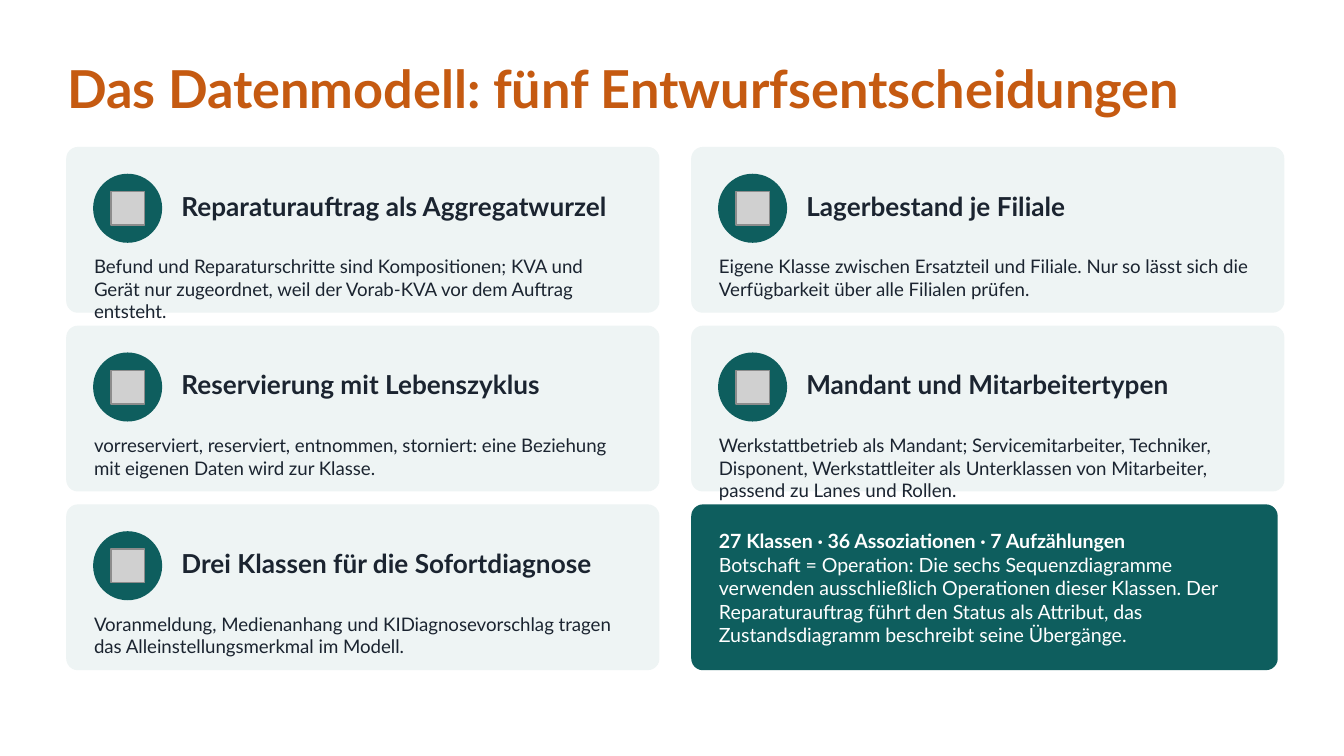
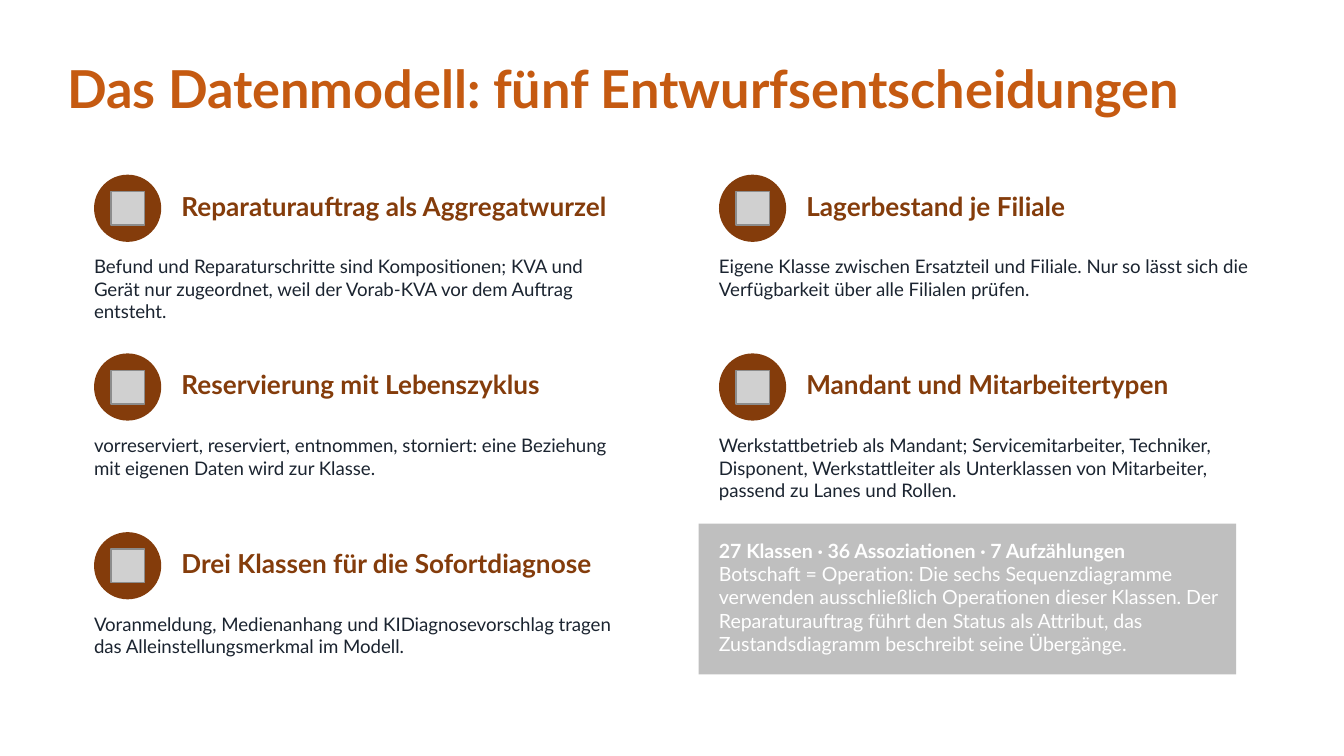
Before and after one commit to jakobschwan123-cmd/casestudy-semester-3, a slide deck: slide 13 of 4_praesentation/Abschlusspraesentation.pptx. Drawn at 1344x756 pixels with LibreOffice and Linux fonts; fonts in the diff are those of the drawing; grey boxes stand for pictures. Boxes give left, top, right and bottom in pixels: in the first picture for what was removed or moved away, otherwise in the second. Text is boxed around its words. In the diff, an @@ line names an element or a change of style, - is before the commit and + after.

```diff
--- a/4_praesentation/Abschlusspraesentation.pptx
+++ b/4_praesentation/Abschlusspraesentation.pptx
@@ rounded rectangle removed at [67, 148, 659, 312] @@
@@ rounded rectangle removed at [692, 148, 1284, 312] @@
@@ rounded rectangle removed at [67, 327, 659, 491] @@
@@ rounded rectangle removed at [692, 327, 1284, 491] @@
@@ rounded rectangle removed at [67, 505, 659, 669] @@
@@ fill #0E5E5E to #843C0B; outline #0E5E5E 1 pt to none in 5 elements at [94, 175, 161, 242], [719, 175, 786, 242], [94, 353, 161, 421], [719, 353, 786, 421], [94, 532, 161, 599] @@
@@ text colour #1B2430 to #843C0B in 5 elements at [181, 196, 607, 220], [806, 196, 1065, 220], [181, 374, 540, 399], [806, 374, 1168, 399], [181, 553, 591, 578] @@
@@ rounded rectangle: place and size @@
-rounded rectangle at [692, 505, 1277, 669]
+rounded rectangle at [699, 524, 1236, 675]
@@ rounded rectangle at [699, 524, 1236, 675]: fill #0E5E5E to #BFBFBF; outline #0E5E5E 1 pt to none; proportions changed @@
@@ text "27 Klassen · 36 Assoziationen ...": place and size @@
-text "27 Klassen · 36 Assoziationen ..." at [719, 533, 1218, 646]
+text "27 Klassen · 36 Assoziationen ..." at [719, 544, 1218, 654]
```
Also in this commit, not shown: 4 other slides changed, 1 slide removed.
